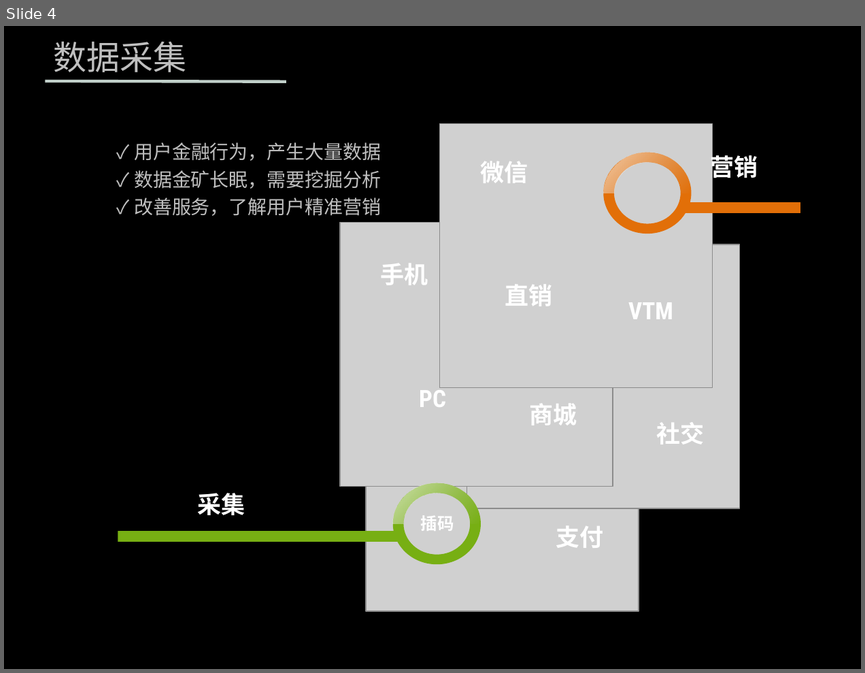
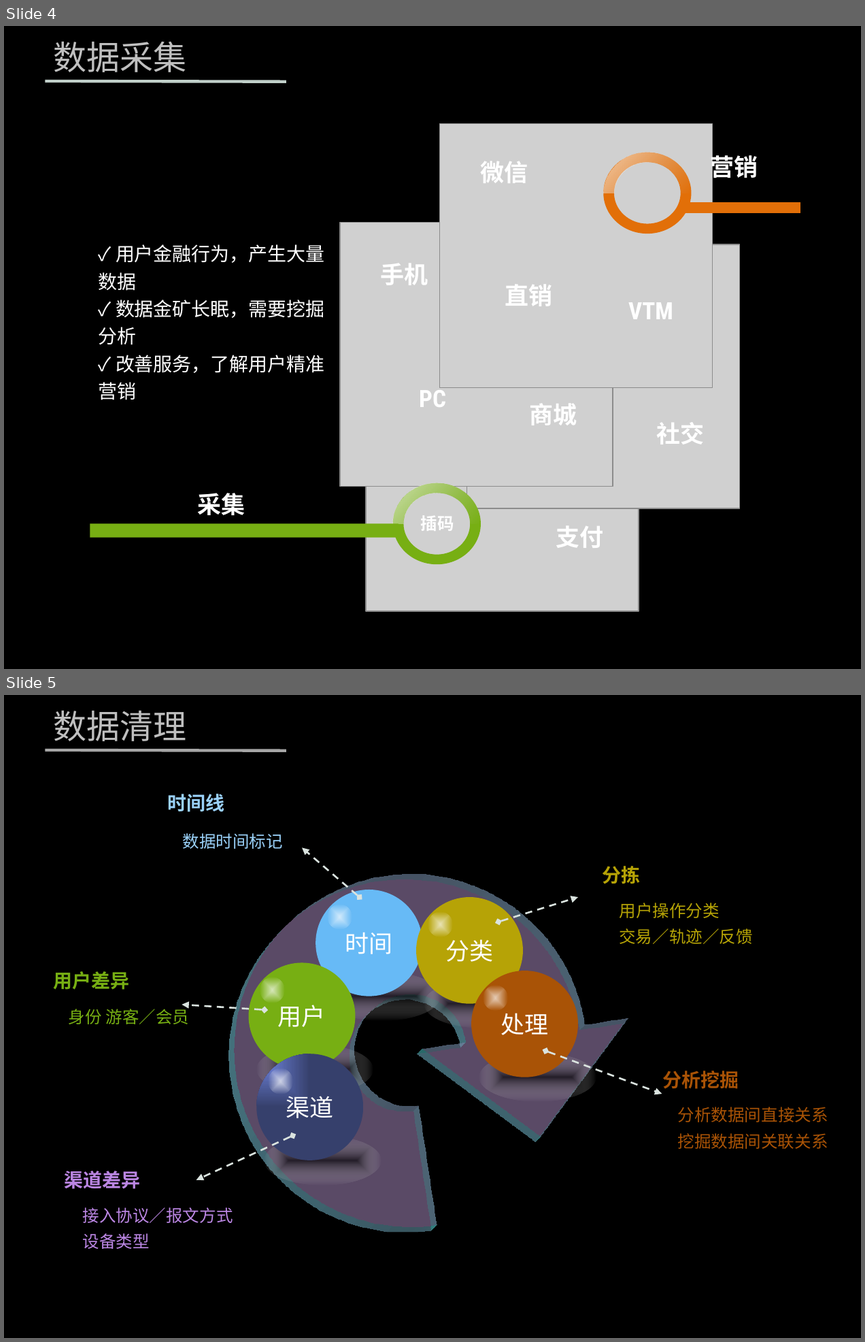
Before and after one commit to zhenghong/UBP, a slide deck: 营销.pptx. Shown one above the other, each under a label of ours: slide 4 before the commit, slides 4 and 5 after it. The pictures are 865x673 and 865x1342 pixels, drawn with LibreOffice and Linux fonts; fonts in the diff are those of the drawing; grey boxes stand for pictures; background and template pictures are left out. Boxes give left, top, right and bottom in pixels: in the first picture for what was removed or moved away, otherwise in the second. Text is boxed around its words. In the diff, an @@ line names an element or a change of style, - is before the commit and + after.

```diff
--- a/营销.pptx
+++ b/营销.pptx
@@ slide 5 added at (x1=4, y1=695, x2=861, y2=1338), background picture (left out) @@
@@ text added at (x1=54, y1=710, x2=187, y2=741), 28 pt, text #BFBFBF @@
+数据清理
@@ line added from (45, 750) to (286, 751), #A6A6A6 2.5 pt @@
@@ group added at (x1=54, y1=794, x2=828, y2=1232): 15 ellipses, 9 texts, 5 double arrows, 1 freeform shape @@
+时间
+分类
+处理
+用户
+渠道
+用户差异
+身份 游客／会员
+渠道差异
+时间线
+数据时间标记
+分拣
+用户操作分类
+交易／轨迹／反馈
+分析挖掘
+分析数据间直接关系
+挖掘数据间关联关系
@@ text added at (x1=83, y1=1207, x2=233, y2=1249), 14 pt, text #BB86E3 @@
+接入协议／报文方式
+设备类型
@@ slide 4 changed as well @@
@@ text "✓ 用户金融行为，产生大量数据" moved from (x1=134, y1=142, x2=381, y2=216) to (x1=99, y1=244, x2=324, y2=400) @@
@@ text "✓ 用户金融行为，产生大量数据" at (x1=99, y1=244, x2=324, y2=400): text colour #BFBFBF to #FFFFFF @@
@@ freeform shape resized from (x1=118, y1=531, x2=400, y2=542) to (x1=90, y1=524, x2=400, y2=537) @@
```
Also in this commit, not shown: 5 other slides changed, 1 other slide added, 1 slide removed.
